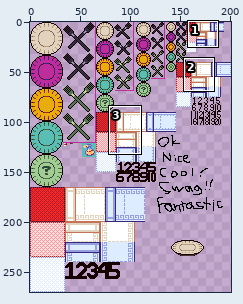
Sprite sheet -- picross/blanket.png. Above: a wide view before the commit, with the close-up outlined.
Close-up. Before:
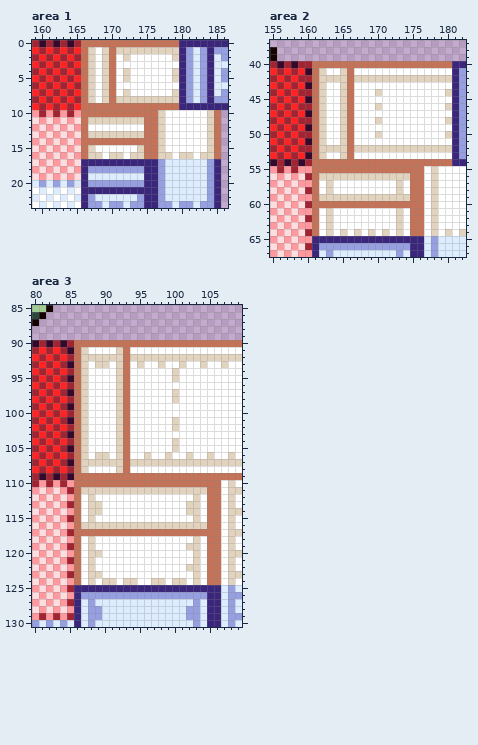
The file is 201x270 pixels. Colours within 5 levels of each other are drawn and written as one. Shown: area 1: x 159..186, y 0..23; area 2: x 155..182, y 37..67; area 3: x 80..109, y 85..130. The commit also changed other parts of the picture, which this record leaves out.
After the commit:
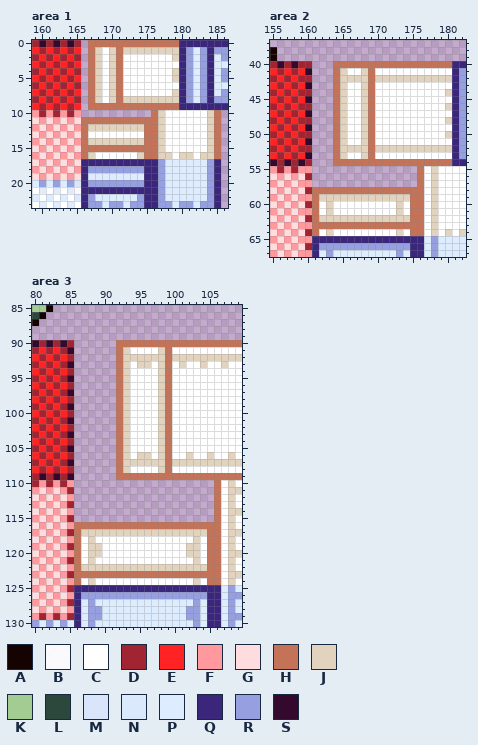
Palette (. is transparent): A #140300  B #ffffffee  C #ffffff  D #a12433  E #ff2323  F #ff999e  G #ffdddf  H #c47358  J #e2d3be  K #a2cc92  L #2c473c  M #dcebffe7  N #dcecfff4  P #ddecff  Q #3a277c  R #96a0e0  S #33092e
What changed:
Changed rows in their new state; - is an unchanged pixel.
Area 1:
first column x 166:
 0 .---------
 1 .HJCJH----
 2 .HJCJHC---
 3 .HJCJH----
 4 .HJCJHC---
 5 .HJCJHC---
 6 .HJCJH----
 7 .HJCJHC---
 8 .HJCJH----
 9 .---------
10 ..........
11 -HHHHHHHH-
12 -JJJJJJJJ-
13 -CCCCCCCC-
14 -JJJJJJJJ-
15 -HHHHHHHH-
16 --C-CC-C--
Area 2:
first column x 161:
40 ...------------
41 ...H-C-JH------
42 ...H-J--H------
43 ...H-C-JH------
44 ...H-C-JHC-----
45 ...H-C-JH------
46 ...H-C-JHC-----
47 ...H-C-JH------
48 ...H-C-JHC-----
49 ...H-C-JH------
50 ...H-C-JHC-----
51 ...H-C-JH------
52 ...H-J--H------
53 ...H-C-JH------
54 ...------------
55 ...............
56 ...............
57 ...............
58 -HHHHHHHHHHHHH-
60 -CJCCCCCCCCCJC-
62 -J-JJJJJJJJJ-J-
63 -HHHHHHHHHHHHH-
64 ----C-C-C-C----
Area 3:
first column x 86:
 90 ......--------------
 91 ......HJ----JH------
 92 ......HJ-----H------
 93 ......HJ--J--H------
 94 ......HJ----JHC-----
 95 ......HJ----JHC-----
 96 ......HJ----JH------
 97 ......HJ----JHC-----
 98 ......HJ----JHC-----
 99 ......HJ----JH------
100 ......HJ----JH------
101 ......HJ----JHC-----
102 ......HJ----JHC-----
103 ......HJ----JH------
104 ......HJ----JHC-----
105 ......HJ----JHC-----
106 ......HJ-J--JH------
107 ......HJ-----H------
108 ......HJ----JH------
109 ......--------------
110 ....................
111 ....................
112 ....................
113 ....................
114 ....................
115 ....................
116 -HHHHHHHHHHHHHHHHHH-
117 -JJJJJJJJJJJJJJJJJJ-
119 ---J----------------
120 ----------------J---
122 -J-JJJJJJJJJJJJJ--J-
123 -HHHHHHHHHHHHHHHHHH-
124 ----CC-CC--CC-CC----
Boxes around the changes in both close-ups, in picture pixels (x1, y1, x2, y2):
changed: (81, 40, 151, 159)
changed: (312, 61, 417, 236)
changed: (74, 340, 214, 585)
